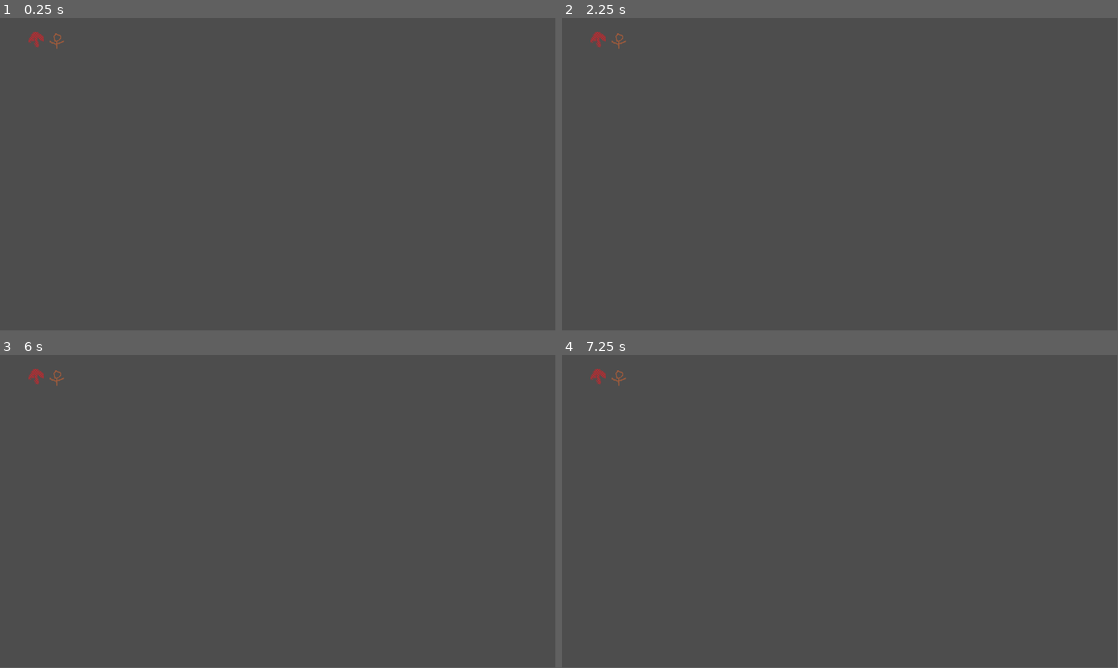
Above: before the commit, frames 1-4 (two rows, left to right).
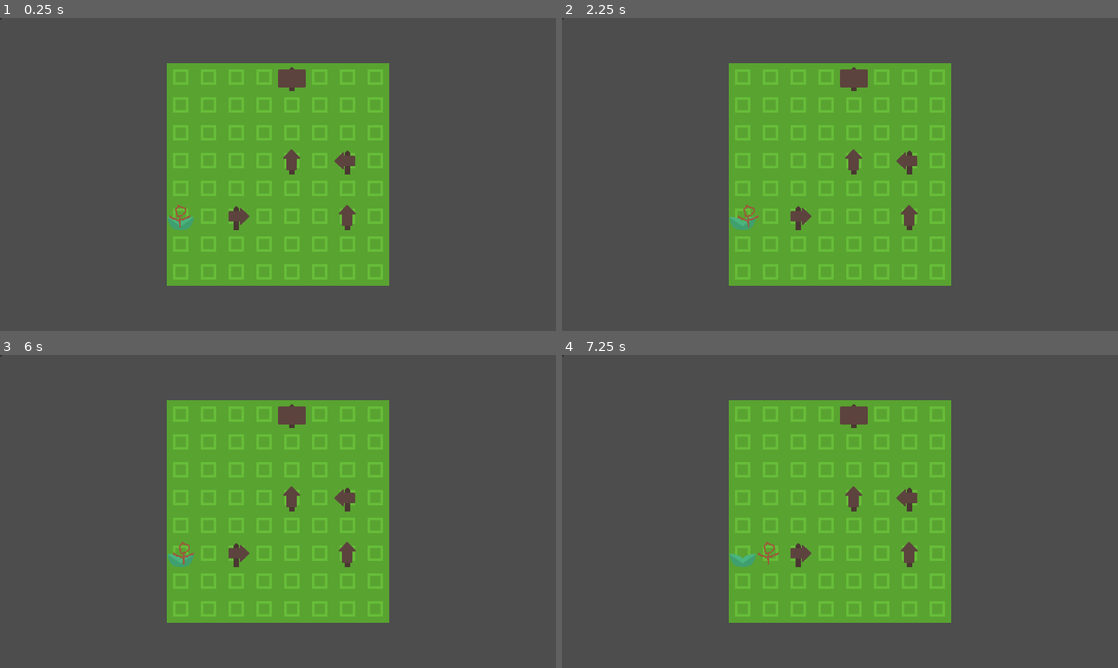
Above: after the commit, the same moments.

Repository: Pixelazation/Iskolakaw
Game: Godot game, scene res://main.tscn
The game is run twice, just before and just after one commit, with the same random seed, the same clock (stepped at 60 frames per second) and the same inputs.
Inputs (mouse positions are in pixels of both pictures, inside the frame that each line leads up to):
- Up to frame 1 (0.25 s): no input
- Up to frame 2 (2.25 s): tap Enter at 0.5 s; move the mouse to (962, 158) at 0.52 s; press the mouse at (962, 158) at 0.53 s; tap Shift (IskoStart, bound only after the commit) at 0.8, 1.35, 2 s; move the mouse to (728, 190) at 1.27 s; release the mouse at (728, 190) at 1.28 s; click (728, 190) at 1.55 s; move the mouse to (895, 105) at 2.02 s; press the mouse at (895, 105) at 2.03 s
- Up to frame 3 (6 s): tap Shift (IskoStart, bound only after the commit) at 2.3, 2.75, 2.85, 3.5, 3.8, 4.25, 4.35, 5, 5.3, 5.85 s; move the mouse to (250, 574) at 2.77 s; release the mouse at (250, 574) at 2.78 s; click (250, 574) at 3.05 s; move the mouse to (444, 558) at 3.52 s; press the mouse at (444, 558) at 3.53 s; move the mouse to (111, 464) at 4.27 s; release the mouse at (111, 464) at 4.28 s; click (111, 464) at 4.55 s; move the mouse to (305, 511) at 5.02 s; press the mouse at (305, 511) at 5.03 s; move the mouse to (194, 433) at 5.77 s; release the mouse at (194, 433) at 5.78 s
- Up to frame 4 (7.25 s): click (756, 433) at 6.05 s; move the mouse to (962, 495) at 6.52 s; press the mouse at (962, 495) at 6.53 s; tap Shift (IskoStart, bound only after the commit) at 6.8 s
In our replay, the window is 799x449 before the commit and 800x450 after it. These sizes can differ from the game's own. Grey fills any space a smaller window leaves; there, only what the larger window draws over its background counts as a difference.

The runs differ from the first frame. In frame 1, 28% of the frame differs, in the area x 0-70%, y 0-86%; in frame 2, 28%; in frame 3, 28%; in frame 4, 28%.

Commit message:
Working Grid

Diff:
--- a/main.gd
+++ b/main.gd
@@ -1,10 +1,12 @@
-extends Node
+extends Node2D
 
+@export var PLAY_SCENE: PackedScene
 
 # Called when the node enters the scene tree for the first time.
 func _ready():
-	pass # Replace with function body.
-
+	var play = PLAY_SCENE.instantiate()
+	play.global_position = get_viewport_rect().size / 2.0
+	add_child(play)
 
 # Called every frame. 'delta' is the elapsed time since the previous frame.
 func _process(delta):
--- a/main.tscn
+++ b/main.tscn
@@ -4,9 +4,8 @@
 [ext_resource type="PackedScene" uid="uid://04q20oaug0y2" path="res://scenes/main_menu.tscn" id="2_rd2et"]
 [ext_resource type="PackedScene" uid="uid://bqjwvsn25defh" path="res://scenes/play.tscn" id="3_8bj5r"]
 
-[node name="Node" type="Node"]
+[node name="Game" type="Node2D"]
 script = ExtResource("1_b88j3")
+PLAY_SCENE = ExtResource("3_8bj5r")
 
 [node name="MainMenu" parent="." instance=ExtResource("2_rd2et")]
-
-[node name="Play" parent="." instance=ExtResource("3_8bj5r")]
--- a/project.godot
+++ b/project.godot
@@ -15,6 +15,36 @@
 config/features=PackedStringArray("4.2", "GL Compatibility")
 config/icon="res://icon.svg"
 
+[display]
+
+window/size/viewport_width=1280
+window/size/viewport_height=720
+
+[input]
+
+IskoStart={
+"deadzone": 0.5,
+"events": [Object(InputEventKey,"resource_local_to_scene":false,"resource_name":"","device":-1,"window_id":0,"alt_pressed":false,"shift_pressed":false,"ctrl_pressed":false,"meta_pressed":false,"pressed":false,"keycode":0,"physical_keycode":4194325,"key_label":0,"unicode":0,"echo":false,"script":null)
+]
+}
+Click={
+"deadzone": 0.5,
+"events": [Object(InputEventMouseButton,"resource_local_to_scene":false,"resource_name":"","device":-1,"window_id":0,"alt_pressed":false,"shift_pressed":false,"ctrl_pressed":false,"meta_pressed":false,"button_mask":1,"position":Vector2(433, 13),"global_position":Vector2(437, 54),"factor":1.0,"button_index":1,"canceled":false,"pressed":true,"double_click":false,"script":null)
+]
+}
+
+[layer_names]
+
+2d_render/layer_1="Foreground"
+2d_render/layer_2="Background"
+2d_physics/layer_1="Isko"
+2d_physics/layer_2="Collectables"
+2d_physics/layer_3="Background"
+
+[physics]
+
+2d/default_gravity_vector=Vector2(0, 0)
+
 [rendering]
 
 renderer/rendering_method="gl_compatibility"
--- /dev/null
+++ b/scenes/arrow.gd
@@ -0,0 +1,27 @@
+extends Area2D
+
+var is_hover = false
+var is_selected = false
+
+func _on_mouse_entered():
+	is_hover = true
+
+func _on_mouse_exited():
+	is_hover = false
+
+
+# Called when the node enters the scene tree for the first time.
+func _ready():
+	pass # Replace with function body.
+
+func _process(delta):
+	if is_selected:
+		position = get_viewport().get_mouse_position()
+
+func _input(event):
+	if event.is_action_pressed("Click"):
+		print("clicked!")
+		if is_selected:
+			is_selected = !is_selected
+		elif is_hover:
+			is_selected = !is_selected
--- a/scenes/arrow.tscn
+++ b/scenes/arrow.tscn
@@ -1,14 +1,22 @@
-[gd_scene load_steps=3 format=3 uid="uid://d23agi4nonj0s"]
+[gd_scene load_steps=4 format=3 uid="uid://d23agi4nonj0s"]
 
-[ext_resource type="Texture2D" uid="uid://ggbqr2tjaso6" path="res://assets/arrow.png" id="1_hlanf"]
+[ext_resource type="Texture2D" uid="uid://bc5jeihwbseq8" path="res://assets/arrow.png" id="1_hlanf"]
+[ext_resource type="Script" path="res://scenes/arrow.gd" id="1_x34ak"]
 
 [sub_resource type="RectangleShape2D" id="RectangleShape2D_rid5w"]
+size = Vector2(160, 160)
 
 [node name="Arrow" type="Area2D"]
 position = Vector2(1, 0)
+scale = Vector2(0.5, 0.5)
+script = ExtResource("1_x34ak")
 
 [node name="CollisionShape2D" type="CollisionShape2D" parent="."]
 shape = SubResource("RectangleShape2D_rid5w")
 
 [node name="Sprite2D" type="Sprite2D" parent="."]
+scale = Vector2(0.1, 0.1)
 texture = ExtResource("1_hlanf")
+
+[connection signal="mouse_entered" from="." to="." method="_on_mouse_entered"]
+[connection signal="mouse_exited" from="." to="." method="_on_mouse_exited"]
--- /dev/null
+++ b/scenes/isko.gd
@@ -0,0 +1,29 @@
+extends CharacterBody2D
+
+const SPEED = 64.0
+
+@onready var collision_shape_2d = $Collider
+@onready var isko_sprite = $IskoSprite
+@onready var animation_player = $AnimationPlayer
+
+var direction := Vector2.RIGHT
+
+var is_running = false
+
+
+func _physics_process(delta):
+	if is_running:
+		velocity = lerp(velocity, direction.normalized() * SPEED, SPEED * delta)
+		move_and_slide()
+
+func _input(event):
+	if event.is_action_pressed("IskoStart"):
+		toggleStart()
+
+
+
+func changeDirection(newDirection):
+	direction = newDirection
+
+func toggleStart():
+	is_running = !is_running
--- a/scenes/isko.tscn
+++ b/scenes/isko.tscn
@@ -1,13 +1,23 @@
-[gd_scene load_steps=3 format=3 uid="uid://dep7xdlc8m2vw"]
+[gd_scene load_steps=4 format=3 uid="uid://dep7xdlc8m2vw"]
 
-[ext_resource type="Texture2D" uid="uid://dv54qks6gky26" path="res://assets/isko.png" id="1_5x2ey"]
+[ext_resource type="Texture2D" uid="uid://d03fddiujsj7g" path="res://assets/isko.png" id="1_5x2ey"]
+[ext_resource type="Script" path="res://scenes/isko.gd" id="1_d6cog"]
 
 [sub_resource type="RectangleShape2D" id="RectangleShape2D_ef6nc"]
 
 [node name="Isko" type="CharacterBody2D"]
+scale = Vector2(0.5, 0.5)
+script = ExtResource("1_d6cog")
 
 [node name="CollisionShape2D" type="CollisionShape2D" parent="."]
 shape = SubResource("RectangleShape2D_ef6nc")
 
-[node name="Sprite2D" type="Sprite2D" parent="."]
+[node name="IskoSprite" type="Sprite2D" parent="."]
+scale = Vector2(0.1, 0.1)
 texture = ExtResource("1_5x2ey")
+
+[node name="AnimationPlayer" type="AnimationPlayer" parent="."]
+root_node = NodePath("../IskoSprite")
+
+[connection signal="mouse_entered" from="." to="." method="_on_mouse_entered"]
+[connection signal="mouse_exited" from="." to="." method="_on_mouse_exited"]
--- a/scenes/main_menu.tscn
+++ b/scenes/main_menu.tscn
@@ -1,5 +1,15 @@
 [gd_scene format=3 uid="uid://04q20oaug0y2"]
 
 [node name="MainMenu" type="MarginContainer"]
-offset_right = 40.0
-offset_bottom = 40.0
+anchors_preset = 15
+anchor_right = 1.0
+anchor_bottom = 1.0
+grow_horizontal = 2
+grow_vertical = 2
+size_flags_horizontal = 4
+
+[node name="CenterContainer" type="CenterContainer" parent="."]
+layout_mode = 2
+
+[node name="Button" type="Button" parent="CenterContainer"]
+layout_mode = 2
--- /dev/null
+++ b/scenes/play.gd
@@ -0,0 +1,70 @@
+extends Node2D
+
+@export var ISKO: PackedScene
+@export var ARROW: PackedScene
+@export var GRID: PackedScene
+
+@onready var isko = $Isko
+@onready var play_grid: TileMap = $PlayGrid
+
+const background = 0
+const environment = 1
+const player = 2
+
+var tileOffset = Vector2(8, 8)
+
+var directionDict = {
+	"left": Vector2.LEFT,
+	"right": Vector2.RIGHT,
+	"up": Vector2.UP,
+	"down": Vector2.DOWN
+}
+
+# Called when the node enters the scene tree for the first time.
+func _ready():
+	#var isko = ISKO.instantiate()
+	#isko.global_position = position
+	#add_child(isko)
+	#print("isko ready")
+	#print(isko.global_position)
+	#
+	##var arrow = ARROW.instantiate()
+	##arrow.global_position = position
+	##add_child(arrow)
+	##print("arrow ready")
+	##print(arrow.global_position)
+	#
+	#var grid = GRID.instantiate()
+	#grid.global_position = get_viewport_rect().size / 2.0
+	#add_child(grid)
+	#print("grid ready")
+	pass
+
+# Called every frame. 'delta' is the elapsed time since the previous frame.
+func _process(delta):
+	var currCell = play_grid.local_to_map(isko.position - tileOffset)
+
+
+	var tileData : TileData = play_grid.get_cell_tile_data(environment, currCell)
+
+	var cellCenter = play_grid.map_to_local(currCell)
+
+	if tileData == null:
+		return
+
+	var tileVal = tileData.get_custom_data("environment")
+
+	print("Difference is ", cellCenter.distance_to(isko.position))
+
+	if tileVal == "start" and !isko.is_running:
+		isko.position = cellCenter
+		return
+
+	if tileVal == "stop" and cellCenter.distance_to(isko.position) < 1.5:
+		isko.position = cellCenter
+		isko.is_running = false
+		return
+
+	if tileVal in directionDict and cellCenter.distance_to(isko.position) < 1.5:
+		isko.changeDirection(directionDict[tileVal])
+		print(directionDict[tileVal])
--- a/scenes/play.tscn
+++ b/scenes/play.tscn
@@ -1,13 +1,18 @@
-[gd_scene load_steps=3 format=3 uid="uid://bqjwvsn25defh"]
+[gd_scene load_steps=5 format=3 uid="uid://bqjwvsn25defh"]
 
 [ext_resource type="PackedScene" uid="uid://dep7xdlc8m2vw" path="res://scenes/isko.tscn" id="1_6f6sv"]
+[ext_resource type="Script" path="res://scenes/play.gd" id="1_qd0di"]
 [ext_resource type="PackedScene" uid="uid://d23agi4nonj0s" path="res://scenes/arrow.tscn" id="2_rqsmm"]
+[ext_resource type="PackedScene" uid="uid://dnijqhomufq3j" path="res://scenes/play_grid.tscn" id="4_3pha0"]
 
 [node name="Play" type="Node2D"]
-position = Vector2(17, 21)
+script = ExtResource("1_qd0di")
+ISKO = ExtResource("1_6f6sv")
+ARROW = ExtResource("2_rqsmm")
+GRID = ExtResource("4_3pha0")
+
+[node name="PlayGrid" parent="." instance=ExtResource("4_3pha0")]
 
 [node name="Isko" parent="." instance=ExtResource("1_6f6sv")]
-position = Vector2(102, 27)
-
-[node name="Arrow" parent="." instance=ExtResource("2_rqsmm")]
-position = Vector2(58, 24)
+position = Vector2(-221, 89)
+scale = Vector2(0.320903, 0.320903)
--- /dev/null
+++ b/scenes/play_grid.tscn
@@ -0,0 +1,293 @@
+[gd_scene load_steps=4 format=3 uid="uid://dnijqhomufq3j"]
+
+[ext_resource type="Texture2D" uid="uid://tdjw50sfs34n" path="res://assets/tilemaps/placeholder.png" id="1_v0dby"]
+
+[sub_resource type="TileSetAtlasSource" id="TileSetAtlasSource_jo37x"]
+texture = ExtResource("1_v0dby")
+texture_region_size = Vector2i(64, 64)
+0:0/0 = 0
+1:0/0 = 0
+2:0/0 = 0
+3:0/0 = 0
+4:0/0 = 0
+5:0/0 = 0
+6:0/0 = 0
+7:0/0 = 0
+8:0/0 = 0
+9:0/0 = 0
+10:0/0 = 0
+11:0/0 = 0
+12:0/0 = 0
+13:0/0 = 0
+14:0/0 = 0
+15:0/0 = 0
+16:0/0 = 0
+17:0/0 = 0
+18:0/0 = 0
+19:0/0 = 0
+20:0/0 = 0
+21:0/0 = 0
+0:1/0 = 0
+1:1/0 = 0
+2:1/0 = 0
+3:1/0 = 0
+4:1/0 = 0
+5:1/0 = 0
+6:1/0 = 0
+7:1/0 = 0
+8:1/0 = 0
+9:1/0 = 0
+10:1/0 = 0
+11:1/0 = 0
+12:1/0 = 0
+13:1/0 = 0
+14:1/0 = 0
+15:1/0 = 0
+16:1/0 = 0
+17:1/0 = 0
+17:1/0/custom_data_0 = "start"
+18:1/0 = 0
+19:1/0 = 0
+20:1/0 = 0
+21:1/0 = 0
+0:2/0 = 0
+1:2/0 = 0
+2:2/0 = 0
+3:2/0 = 0
+4:2/0 = 0
+5:2/0 = 0
+6:2/0 = 0
+7:2/0 = 0
+8:2/0 = 0
+9:2/0 = 0
+10:2/0 = 0
+11:2/0 = 0
+12:2/0 = 0
+13:2/0 = 0
+14:2/0 = 0
+15:2/0 = 0
+16:2/0 = 0
+17:2/0 = 0
+18:2/0 = 0
+19:2/0 = 0
+20:2/0 = 0
+21:2/0 = 0
+0:3/0 = 0
+1:3/0 = 0
+2:3/0 = 0
+3:3/0 = 0
+4:3/0 = 0
+5:3/0 = 0
+6:3/0 = 0
+7:3/0 = 0
+8:3/0 = 0
+9:3/0 = 0
+10:3/0 = 0
+11:3/0 = 0
+12:3/0 = 0
+13:3/0 = 0
+14:3/0 = 0
+15:3/0 = 0
+16:3/0 = 0
+17:3/0 = 0
+18:3/0 = 0
+19:3/0 = 0
+20:3/0 = 0
+21:3/0 = 0
+0:4/0 = 0
+1:4/0 = 0
+2:4/0 = 0
+3:4/0 = 0
+4:4/0 = 0
+5:4/0 = 0
+6:4/0 = 0
+7:4/0 = 0
+8:4/0 = 0
+9:4/0 = 0
+10:4/0 = 0
+11:4/0 = 0
+12:4/0 = 0
+13:4/0 = 0
+14:4/0 = 0
+15:4/0 = 0
+16:4/0 = 0
+17:4/0 = 0
+18:4/0 = 0
+19:4/0 = 0
+21:4/0 = 0
+0:5/0 = 0
+1:5/0 = 0
+2:5/0 = 0
+3:5/0 = 0
+4:5/0 = 0
+5:5/0 = 0
+6:5/0 = 0
+7:5/0 = 0
+8:5/0 = 0
+9:5/0 = 0
+10:5/0 = 0
+11:5/0 = 0
+12:5/0 = 0
+13:5/0 = 0
+14:5/0 = 0
+15:5/0 = 0
+16:5/0 = 0
+17:5/0 = 0
+18:5/0 = 0
+19:5/0 = 0
+20:5/0 = 0
+21:5/0 = 0
+0:6/0 = 0
+1:6/0 = 0
+2:6/0 = 0
+3:6/0 = 0
+4:6/0 = 0
+5:6/0 = 0
+6:6/0 = 0
+7:6/0 = 0
+8:6/0 = 0
+9:6/0 = 0
+10:6/0 = 0
+11:6/0 = 0
+12:6/0 = 0
+13:6/0 = 0
+14:6/0 = 0
+15:6/0 = 0
+16:6/0 = 0
+17:6/0 = 0
+18:6/0 = 0
+19:6/0 = 0
+20:6/0 = 0
+21:6/0 = 0
+0:7/0 = 0
+1:7/0 = 0
+2:7/0 = 0
+3:7/0 = 0
+4:7/0 = 0
+5:7/0 = 0
+6:7/0 = 0
+7:7/0 = 0
+8:7/0 = 0
+9:7/0 = 0
+10:7/0 = 0
+11:7/0 = 0
+12:7/0 = 0
+13:7/0 = 0
+14:7/0 = 0
+15:7/0 = 0
+16:7/0 = 0
+17:7/0 = 0
+18:7/0 = 0
+19:7/0 = 0
+20:7/0 = 0
+21:7/0 = 0
+0:8/0 = 0
+1:8/0 = 0
+2:8/0 = 0
+3:8/0 = 0
+4:8/0 = 0
+5:8/0 = 0
+6:8/0 = 0
+7:8/0 = 0
+8:8/0 = 0
+9:8/0 = 0
+10:8/0 = 0
+11:8/0 = 0
+12:8/0 = 0
+13:8/0 = 0
+14:8/0 = 0
+15:8/0 = 0
+16:8/0 = 0
+17:8/0 = 0
+18:8/0 = 0
+19:8/0 = 0
+20:8/0 = 0
+21:8/0 = 0
+0:9/0 = 0
+1:9/0 = 0
+2:9/0 = 0
+3:9/0 = 0
+4:9/0 = 0
+5:9/0 = 0
+6:9/0 = 0
+7:9/0 = 0
+8:9/0 = 0
+9:9/0 = 0
+10:9/0 = 0
+11:9/0 = 0
+12:9/0 = 0
+13:9/0 = 0
+14:9/0 = 0
+15:9/0 = 0
+16:9/0 = 0
+17:9/0 = 0
+18:9/0 = 0
+19:9/0 = 0
+20:9/0 = 0
+21:9/0 = 0
+0:10/0 = 0
+1:10/0 = 0
+2:10/0 = 0
+3:10/0 = 0
+4:10/0 = 0
+5:10/0 = 0
+6:10/0 = 0
+7:10/0 = 0
+8:10/0 = 0
+9:10/0 = 0
+10:10/0 = 0
+11:10/0 = 0
+12:10/0 = 0
+13:10/0 = 0
+14:10/0 = 0
+15:10/0 = 0
+16:10/0 = 0
+16:10/0/custom_data_0 = "right"
+17:10/0 = 0
+17:10/0/custom_data_0 = "left"
+18:10/0 = 0
+19:10/0 = 0
+20:10/0 = 0
+21:10/0 = 0
+21:10/0/custom_data_0 = "stop"
+0:11/0 = 0
+1:11/0 = 0
+2:11/0 = 0
+3:11/0 = 0
+4:11/0 = 0
+5:11/0 = 0
+6:11/0 = 0
+7:11/0 = 0
+8:11/0 = 0
+9:11/0 = 0
+10:11/0 = 0
+11:11/0 = 0
+12:11/0 = 0
+13:11/0 = 0
+14:11/0 = 0
+15:11/0 = 0
+16:11/0 = 0
+16:11/0/custom_data_0 = "up"
+17:11/0 = 0
+17:11/0/custom_data_0 = "down"
+18:11/0 = 0
+19:11/0 = 0
+20:11/0 = 0
+21:11/0 = 0
+
+[sub_resource type="TileSet" id="TileSet_cu4w7"]
+tile_size = Vector2i(64, 64)
+uv_clipping = true
+custom_data_layer_0/name = "environment"
+custom_data_layer_0/type = 4
+sources/1 = SubResource("TileSetAtlasSource_jo37x")
+
+[node name="PlayGrid" type="TileMap"]
+tile_set = SubResource("TileSet_cu4w7")
+format = 2
+layer_0/name = "Background"
+layer_0/tile_data = PackedInt32Array(-1, 1, 10, 65535, 1, 10, -65537, 1, 10, -131073, 1, 10, -196609, 1, 10, 131071, 1, 10, 196607, 1, 10, 262143, 1, 10, 262142, 1, 10, 262141, 1, 10, 262140, 1, 10, 196604, 1, 10, 131068, 1, 10, 65532, 1, 10, -4, 1, 10, -65540, 1, 10, -131076, 1, 10, -196612, 1, 10, -196611, 1, 10, -196610, 1, 10, -262144, 1, 10, -262143, 1, 10, -262142, 1, 10, -262141, 1, 10, -196605, 1, 10, -131069, 1, 10, -65533, 1, 10, 3, 1, 10, 65539, 1, 10, 131075, 1, 10, 196611, 1, 10, 196610, 1, 10, 196609, 1, 10, 196608, 1, 10, 131072, 1, 10, 65536, 1, 10, 0, 1, 10, -65536, 1, 10, -131072, 1, 10, -196608, 1, 10, 131070, 1, 10, 65534, 1, 10, -2, 1, 10, -65538, 1, 10, -131074, 1, 10, -131075, 1, 10, -65539, 1, 10, -3, 1, 10, 65533, 1, 10, 131069, 1, 10, 196605, 1, 10, 196606, 1, 10, 65538, 1, 10, 2, 1, 10, -65534, 1, 10, -131070, 1, 10, -196606, 1, 10, -196607, 1, 10, -131071, 1, 10, -65535, 1, 10, 1, 1, 10, 65537, 1, 10, 131073, 1, 10, 131074, 1, 10)
+layer_1/name = "Environment"
+layer_1/tile_data = PackedInt32Array(131070, 1048577, 10, 65538, 1048577, 11, -65534, 1114113, 10, -65536, 1048577, 11, -262144, 1376257, 10, 131068, 1114113, 1)
+layer_2/name = "Player"
+layer_2/tile_data = PackedInt32Array()
Binary file changed: assets/arrow.png
Not shown, changed: assets/arrow.png.import
Binary file changed: assets/isko.png
Binary file added: assets/tilemaps/placeholder.png
Not shown, changed: assets/tilemaps/placeholder.png.import
